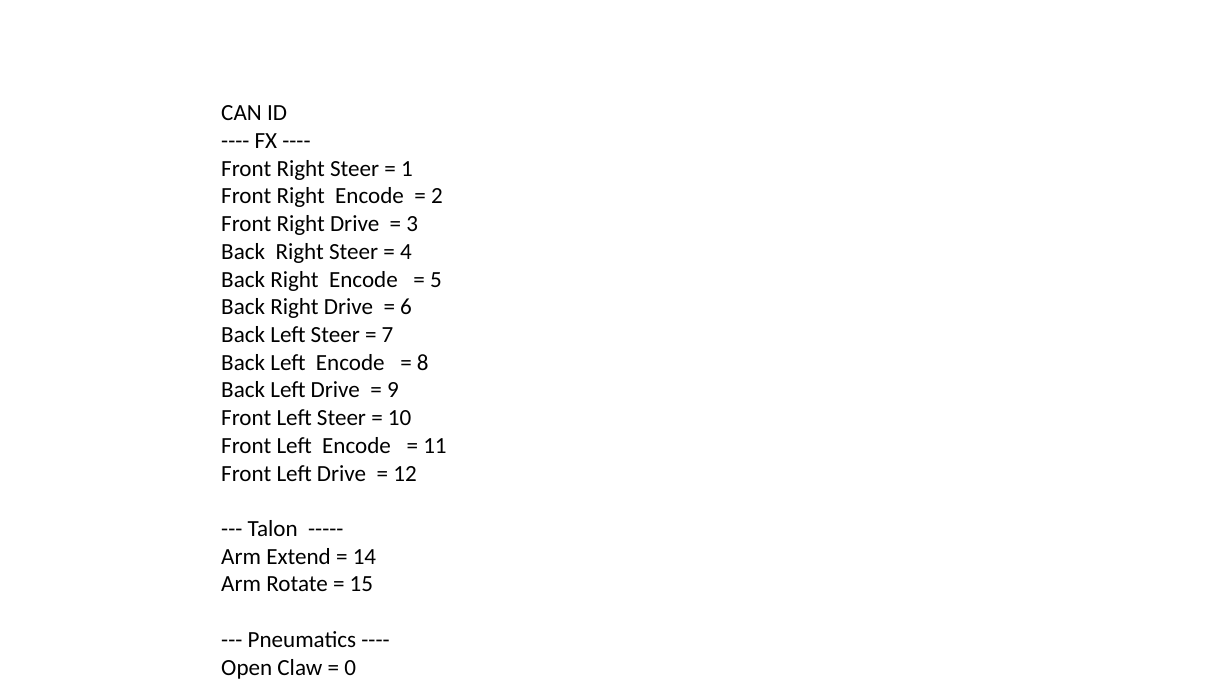
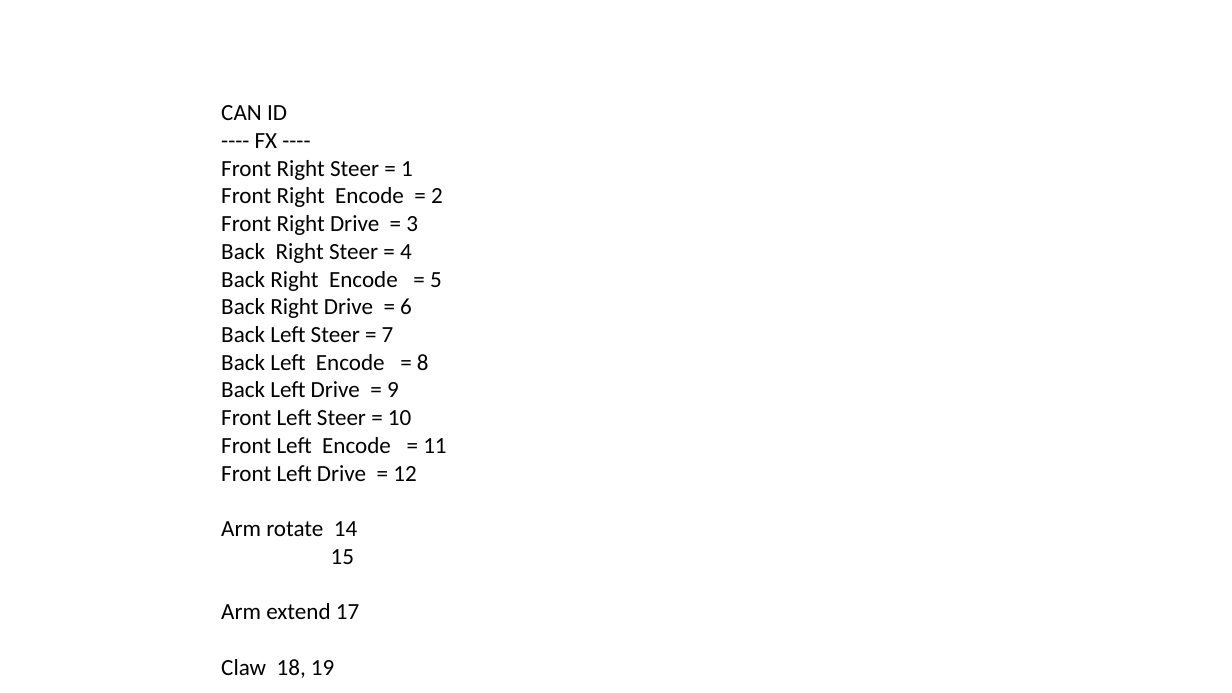
Before and after one commit to FRC7224/FRC2023B, a slide deck: slide 1 of CAN_Channels.pptx. Drawn at 1232x693 pixels with LibreOffice and Linux fonts; fonts in the diff are those of the drawing. Boxes give left, top, right and bottom in pixels: in the first picture for what was removed or moved away, otherwise in the second. Text is boxed around its words. In the diff, an @@ line names an element or a change of style, - is before the commit and + after.

Commit message:
Arm extend works

```diff
--- a/CAN_Channels.pptx
+++ b/CAN_Channels.pptx
@@ text at <box>221,521,359,678</box>: text changed @@
---- Talon -----
-Arm Extend = 14
-Arm Rotate = 15
---- Pneumatics ----
-Open Claw = 0
+Arm rotate 14
+15
+Arm extend 17
+Claw 18, 19
```
Also in this commit, not shown: 5 other files.
